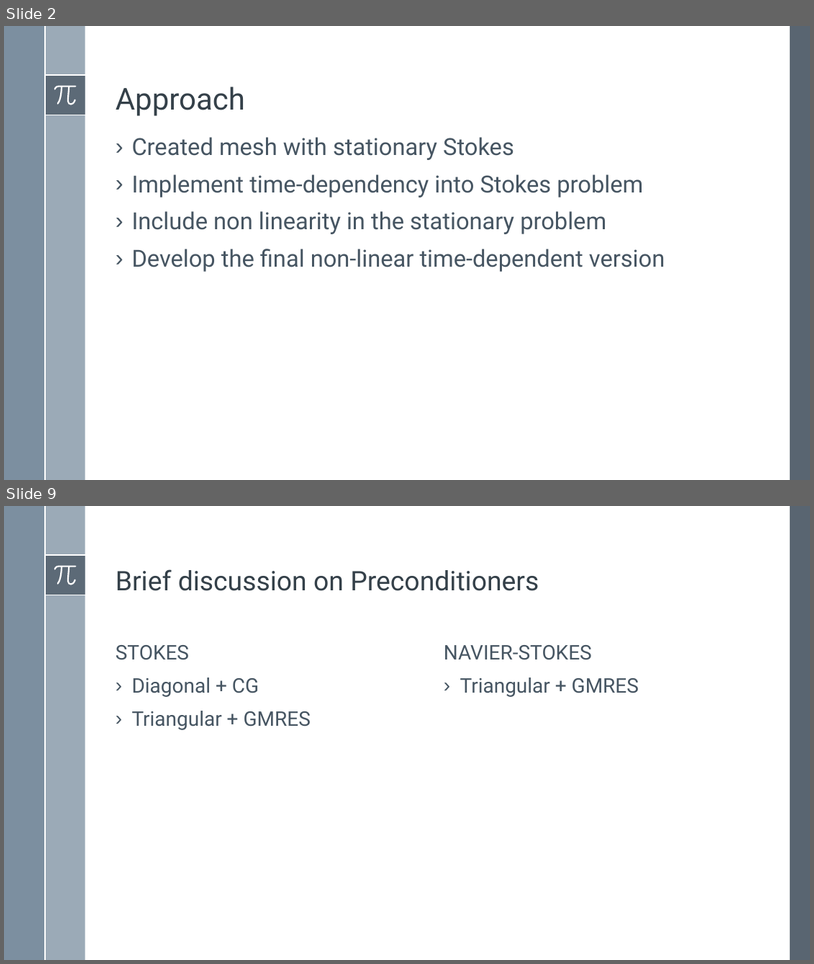
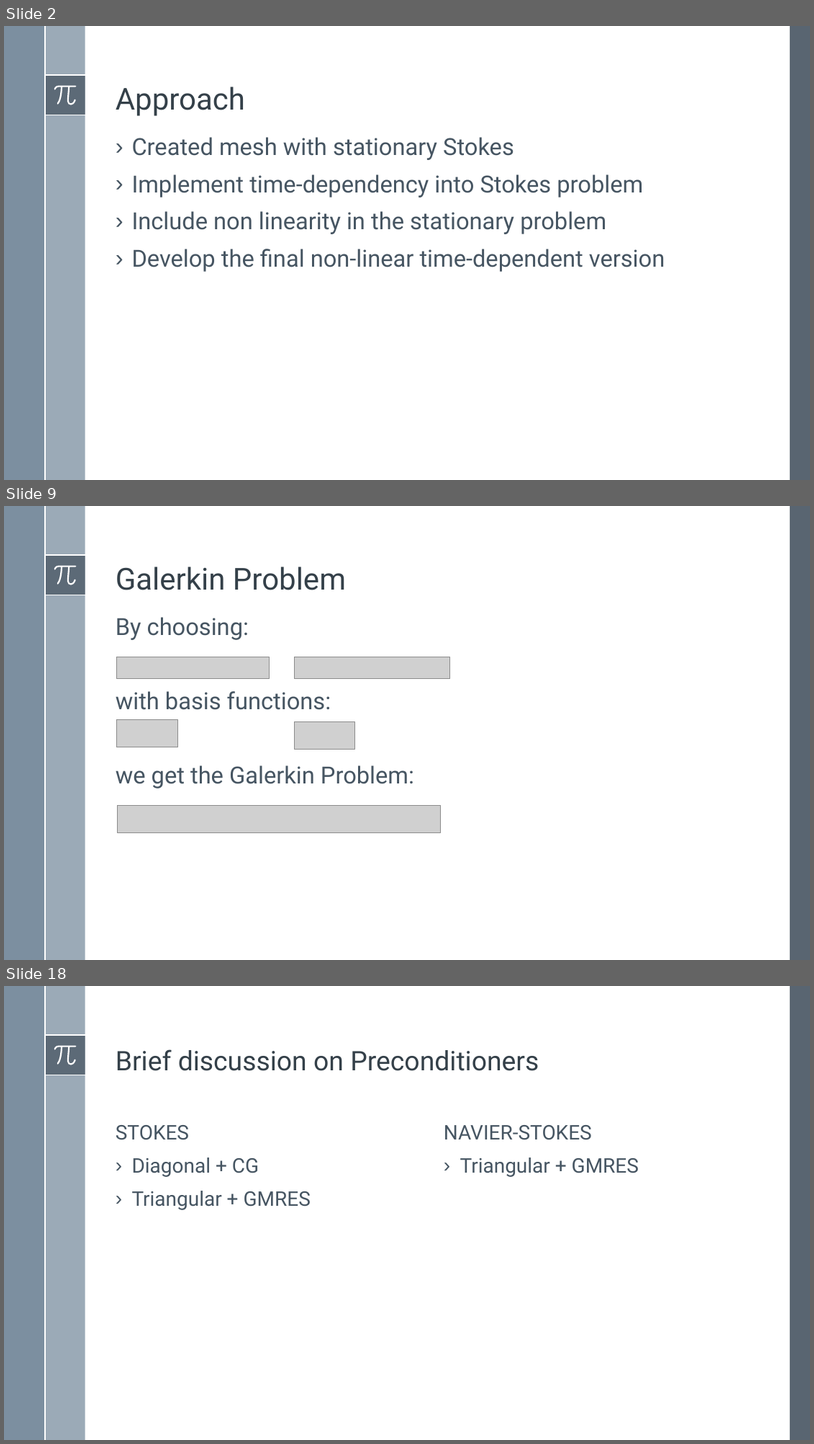
Before and after one commit to simone-fdr/navier-stokes, a slide deck: Presentatione_NMPDE_Navier_Stokes_temp.pptx. Shown one above the other, each under a label of ours: slides 2 and 9 before the commit, slides 2, 9 and 18 after it; the slides between them are not shown. The pictures are 814x964 and 814x1444 pixels, drawn with LibreOffice and Linux fonts; fonts in the diff are those of the drawing; grey boxes stand for pictures. Boxes give left, top, right and bottom in pixels: in the first picture for what was removed or moved away, otherwise in the second. Text is boxed around its words. In the diff, an @@ line names an element or a change of style, - is before the commit and + after.

```diff
--- a/Presentatione_NMPDE_Navier_Stokes_temp.pptx
+++ b/Presentatione_NMPDE_Navier_Stokes_temp.pptx
@@ slide 9 added at [4, 506, 810, 960], background #FFFFFF; not listed: 8 template elements that a slide beside it also shows @@
@@ title added at [116, 566, 346, 590], 36 pt, text #35404A @@
+Galerkin Problem
@@ text added at [116, 617, 414, 788], 28 pt, text #465562 @@
+By choosing:
+with basis functions:
+we get the Galerkin Problem:
@@ picture added at [116, 656, 269, 678] @@
@@ picture added at [294, 656, 450, 678] @@
@@ picture added at [116, 720, 178, 746] @@
@@ picture added at [294, 721, 355, 749] @@
@@ picture added at [117, 805, 440, 832] @@
@@ what was slide 9 is now slide 18 @@
```
Also in this commit, not shown: 3 slides changed, 11 other slides added, 3 slides removed.
